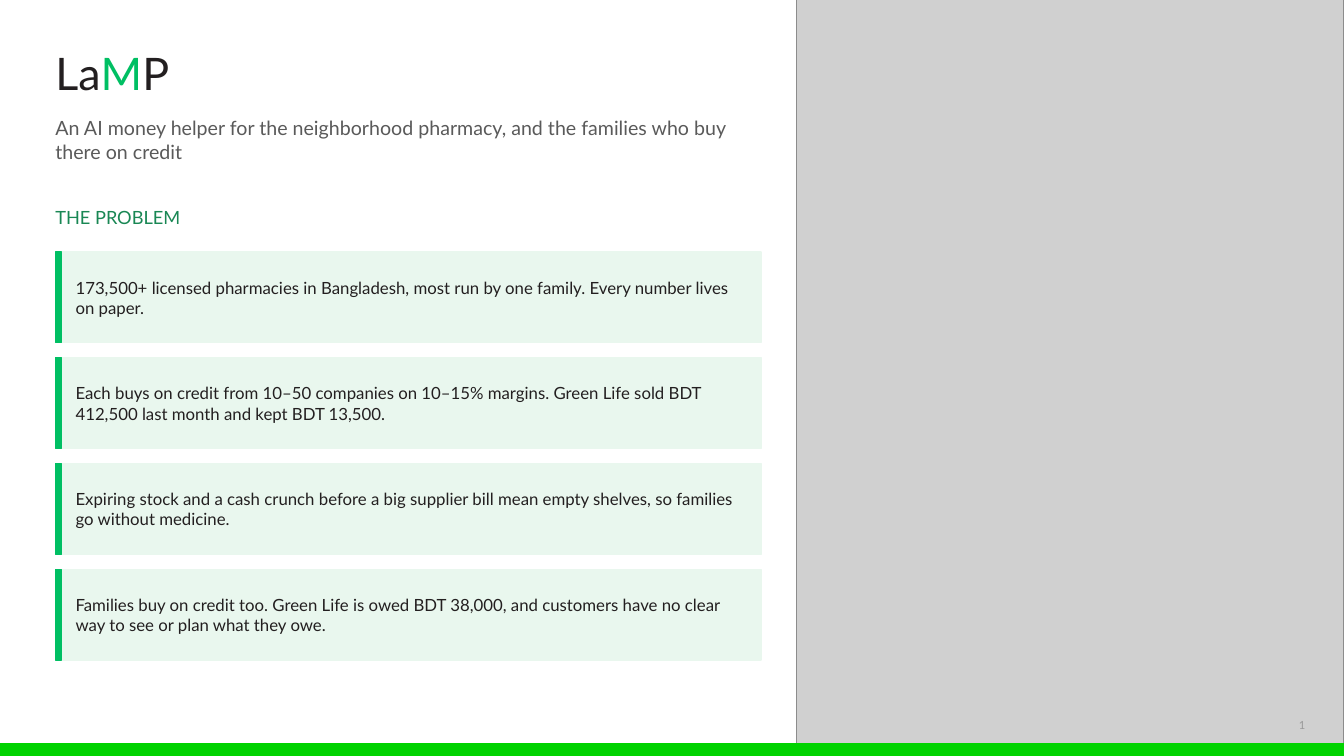
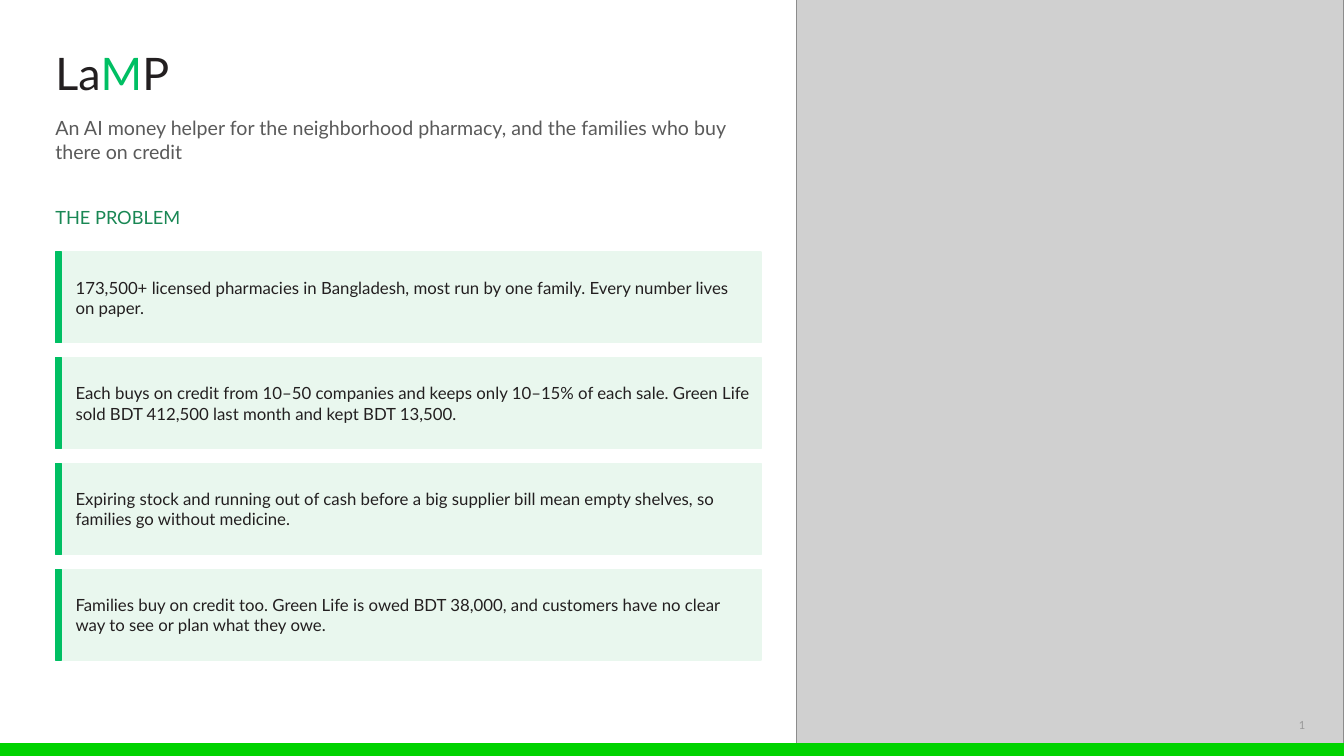
Before and after one commit to ishmam259/LaMP.ai, a slide deck: slide 1 of deck/LaMP-AIgnite.pptx. Drawn at 1344x756 pixels with LibreOffice and Linux fonts; fonts in the diff are those of the drawing; grey boxes stand for pictures. Boxes give left, top, right and bottom in pixels: in the first picture for what was removed or moved away, otherwise in the second. Text is boxed around its words. In the diff, an @@ line names an element or a change of style, - is before the commit and + after.

Commit message:
deck: plain wording, new screenshots, test count

```diff
--- a/deck/LaMP-AIgnite.pptx
+++ b/deck/LaMP-AIgnite.pptx
@@ text at box(76, 386, 749, 423): text changed @@
-Each buys on credit from 10–50 companies on 10–15% margins. Green Life sold BDT 412,500 last month and kept BDT 13,500.
+Each buys on credit from 10–50 companies and keeps only 10–15% of each sale. Green Life sold BDT 412,500 last month and kept BDT 13,500.
@@ text at box(76, 492, 714, 528): text changed @@
-Expiring stock and a cash crunch before a big supplier bill mean empty shelves, so families go without medicine.
+Expiring stock and running out of cash before a big supplier bill mean empty shelves, so families go without medicine.
```
Also in this commit, not shown: 4 other slides changed, 5 other files.
